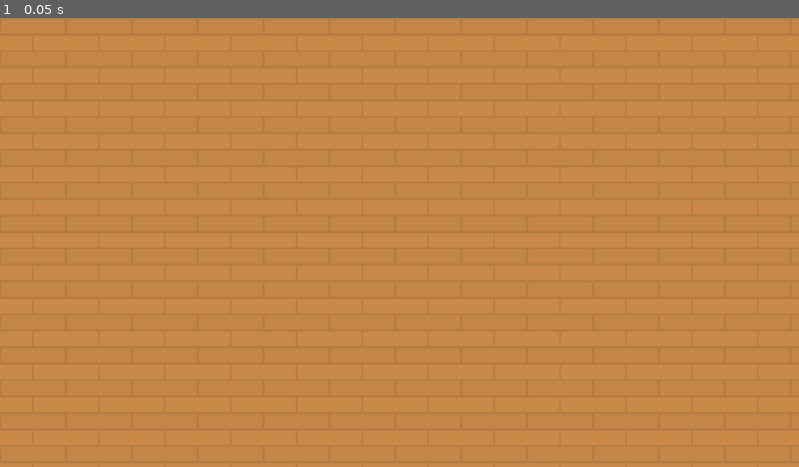
Above: before the commit, frame 1.
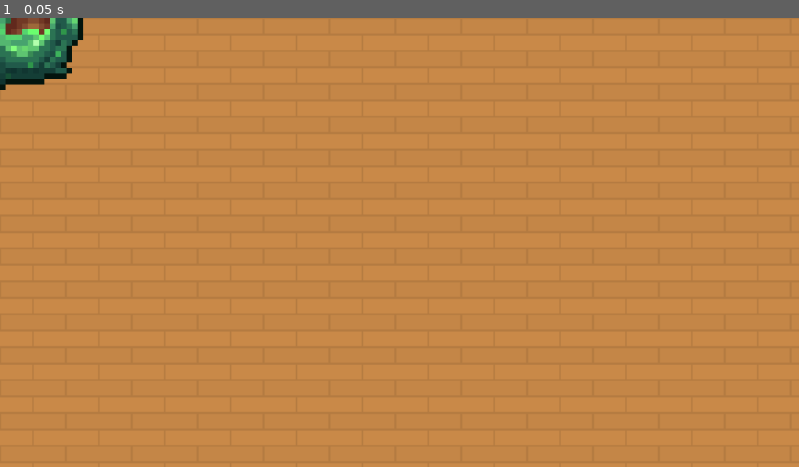
Above: after the commit, the same moment.

Repository: RaitP1/BacShots
Game: Godot game, scene res://arena.tscn
The game is run twice, just before and just after one commit, with the same random seed, the same clock (stepped at 60 frames per second) and the same inputs. Before the commit the project has no main scene; this scene is started directly in both runs.
Inputs:
- Up to frame 1 (0.05 s): no input

The runs differ from the first frame. In frame 1, 1.4% of the frame differs, in the area x 0-11%, y 0-17%.
Error after the commit: Parse Error: Identifier "aimspot" not declared in the current scope. (res://player.gd:35)

Commit message:
Bullet and Player scripts

Diff:
--- a/gamecamp/arena.tscn
+++ b/gamecamp/arena.tscn
@@ -1,6 +1,7 @@
-[gd_scene load_steps=2 format=3 uid="uid://de0ymsfa0bfap"]
+[gd_scene load_steps=3 format=3 uid="uid://bteg7184clhkv"]
 
 [ext_resource type="Texture2D" uid="uid://cjx6gr1qillmj" path="res://Arena art/kenney_top-down-shooter/PNG/Tiles/tile_42.png" id="1_17svb"]
+[ext_resource type="PackedScene" uid="uid://etu5bw682f3" path="res://player.tscn" id="2_cocnn"]
 
 [node name="Arena" type="Node2D"]
 
@@ -524,3 +525,5 @@
 position = Vector2(1140, 665)
 scale = Vector2(1.5, 1.5)
 texture = ExtResource("1_17svb")
+
+[node name="Player" parent="." instance=ExtResource("2_cocnn")]
--- /dev/null
+++ b/gamecamp/bullet.gd
@@ -0,0 +1,15 @@
+extends Sprite2D
+
+var velocity = Vector2(1, 0)
+var speed = 400
+var look_once = true
+
+func _process(delta):
+	if look_once == true:
+		look_at(get_global_mouse_position())
+		look_once = false
+	global_position += velocity.rotated(rotation) * speed * delta
+
+
+func _on_visible_on_screen_enabler_2d_screen_exited():
+	queue_free()
--- /dev/null
+++ b/gamecamp/bullet.tscn
@@ -0,0 +1,23 @@
+[gd_scene load_steps=4 format=3 uid="uid://dcupjgmlvh5pf"]
+
+[ext_resource type="Texture2D" uid="uid://4jowdnpprhke" path="res://Icon15.png" id="1_guvst"]
+[ext_resource type="Script" path="res://bullet.gd" id="2_4aqr3"]
+
+[sub_resource type="RectangleShape2D" id="RectangleShape2D_74hxj"]
+size = Vector2(28, 18)
+
+[node name="Bullet" type="Sprite2D"]
+texture_filter = 1
+scale = Vector2(2, 2)
+texture = ExtResource("1_guvst")
+script = ExtResource("2_4aqr3")
+
+[node name="VisibleOnScreenEnabler2D" type="VisibleOnScreenEnabler2D" parent="."]
+
+[node name="Hitbox" type="Area2D" parent="."]
+
+[node name="CollisionShape2D" type="CollisionShape2D" parent="Hitbox" groups=["enemy_damager"]]
+position = Vector2(0, -1)
+shape = SubResource("RectangleShape2D_74hxj")
+
+[connection signal="screen_exited" from="VisibleOnScreenEnabler2D" to="." method="_on_visible_on_screen_enabler_2d_screen_exited"]
--- a/gamecamp/player.gd
+++ b/gamecamp/player.gd
@@ -17,3 +17,37 @@
 
 func _exit_tree():
 	Global.player = null
+
+func _process(delta):
+	velocity.x = int(Input.is_action_pressed("move_right")) - int(Input.is_action_pressed("move_left"))
+	velocity.y = int(Input.is_action_pressed("move_down")) - int(Input.is_action_pressed("move_up"))
+
+	velocity = velocity.normalized()
+
+	global_position.x = clamp(global_position.x, 20, 620)
+	global_position.y = clamp(global_position.y, 20, 340)
+
+	if is_dead == false:
+		global_position += speed * velocity * delta
+
+	if Input.is_action_pressed("click") and Global.node_creation_parent != null and can_shoot == true and is_dead == false:
+		look_at(get_global_mouse_position())
+		Global.instance_node(bullet, aimspot.global_position, Global.node_creation_parent)
+		$Reload.start()
+		can_shoot = false
+
+
+
+
+func _on_reload_timeout():
+	can_shoot = true
+
+
+
+func _on_hitbox_area_entered(area):
+	if area.is_in_group("Enemy"):
+		is_dead = true
+		visible = false
+		Global.gameOff = true
+		await (get_tree().create_timer(1.0).timeout)
+		get_tree().reload_current_scene()
--- a/gamecamp/player.tscn
+++ b/gamecamp/player.tscn
@@ -14,6 +14,7 @@
 
 [node name="Reload" type="Timer" parent="."]
 wait_time = 0.2
+one_shot = true
 
 [node name="Hitbox" type="Area2D" parent="."]
 
@@ -22,3 +23,6 @@
 shape = SubResource("RectangleShape2D_mrrxn")
 
 [node name="Aimspot" type="Area2D" parent="."]
+
+[connection signal="timeout" from="Reload" to="." method="_on_reload_timeout"]
+[connection signal="area_entered" from="Hitbox" to="." method="_on_hitbox_area_entered"]
--- a/gamecamp/project.godot
+++ b/gamecamp/project.godot
@@ -11,6 +11,7 @@
 [application]
 
 config/name="GameCamp"
+run/main_scene="res://arena.tscn"
 config/features=PackedStringArray("4.3", "Mobile")
 config/icon="res://icon.svg"
 
@@ -22,6 +23,34 @@
 
 project/assembly_name="GameCamp"
 
+[input]
+
+move_right={
+"deadzone": 0.5,
+"events": [Object(InputEventKey,"resource_local_to_scene":false,"resource_name":"","device":0,"window_id":0,"alt_pressed":false,"shift_pressed":false,"ctrl_pressed":false,"meta_pressed":false,"pressed":false,"keycode":0,"physical_keycode":68,"key_label":0,"unicode":0,"location":0,"echo":false,"script":null)
+]
+}
+move_left={
+"deadzone": 0.5,
+"events": [Object(InputEventKey,"resource_local_to_scene":false,"resource_name":"","device":-1,"window_id":0,"alt_pressed":false,"shift_pressed":false,"ctrl_pressed":false,"meta_pressed":false,"pressed":false,"keycode":0,"physical_keycode":65,"key_label":0,"unicode":97,"location":0,"echo":false,"script":null)
+]
+}
+move_up={
+"deadzone": 0.5,
+"events": [Object(InputEventKey,"resource_local_to_scene":false,"resource_name":"","device":-1,"window_id":0,"alt_pressed":false,"shift_pressed":false,"ctrl_pressed":false,"meta_pressed":false,"pressed":false,"keycode":0,"physical_keycode":87,"key_label":0,"unicode":119,"location":0,"echo":false,"script":null)
+]
+}
+move_down={
+"deadzone": 0.5,
+"events": [Object(InputEventKey,"resource_local_to_scene":false,"resource_name":"","device":-1,"window_id":0,"alt_pressed":false,"shift_pressed":false,"ctrl_pressed":false,"meta_pressed":false,"pressed":false,"keycode":0,"physical_keycode":83,"key_label":0,"unicode":115,"location":0,"echo":false,"script":null)
+]
+}
+click={
+"deadzone": 0.5,
+"events": [Object(InputEventMouseButton,"resource_local_to_scene":false,"resource_name":"","device":-1,"window_id":0,"alt_pressed":false,"shift_pressed":false,"ctrl_pressed":false,"meta_pressed":false,"button_mask":0,"position":Vector2(0, 0),"global_position":Vector2(0, 0),"factor":1.0,"button_index":1,"canceled":false,"pressed":false,"double_click":false,"script":null)
+]
+}
+
 [rendering]
 
 renderer/rendering_method="mobile"
Binary file added: gamecamp/Icon15.png
Not shown, added: gamecamp/Icon15.png.import
